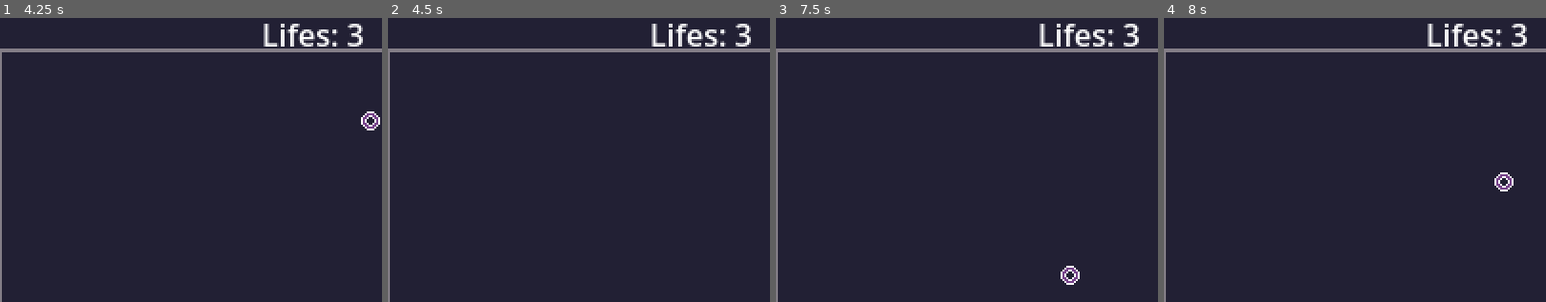
Above: before the commit, frames 1-4 (left to right).
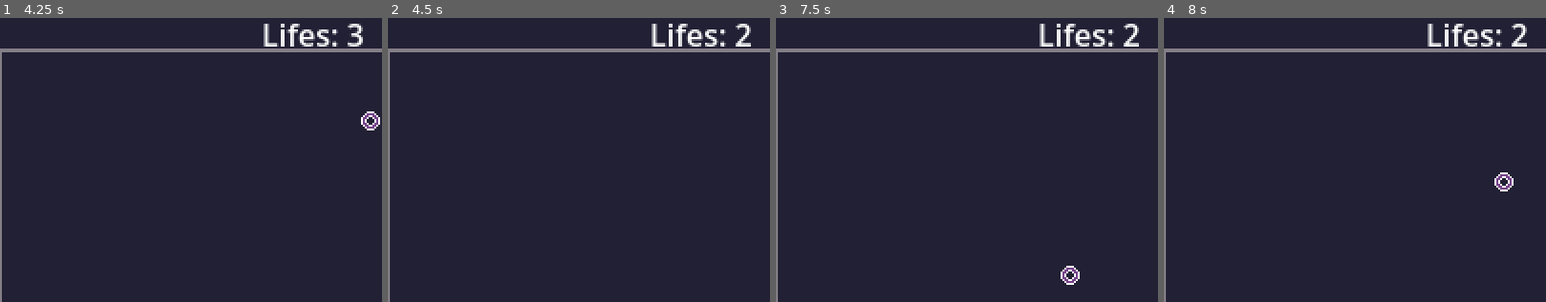
Above: after the commit, the same moments.

Repository: phantomvines/the_20_games_challenge
Game: Godot game, scene res://scenes/main.tscn
Two runs of this game, one before a commit and one after it. Both use one fixed random seed, a clock stepped at 60 frames per second and the inputs below.
Inputs:
- Up to frame 1 (4.25 s): tap Enter at 0.5 s; hold Down (right_down) 0.53-1.28 s; hold S (left_down) 1.28-2.03 s; hold Down (right_down) 2.03-2.78 s; hold W (left_up) 2.78-3.53 s; hold S (left_down) from 3.53 s (still down)
- Up to frame 2 (4.5 s): keep holding S (left_down)
- Up to frame 3 (7.5 s): release S (left_down) at 5.78 s; hold Down (right_down) 5.78-6.53 s; hold W (left_up) 6.53-7.28 s; hold Down (right_down) from 7.28 s (still down)
- Up to frame 4 (8 s): keep holding Down (right_down)
The pictures show only the part of the screen within x 50-100%, y 0-50%; the shares and areas given below are measured in that part.

Frame 1 is identical in both runs. In frame 2, 0.2% of the frame differs, in the area x 91-95%, y 2-11%; in frame 3, 0.2%; in frame 4, 0.2%.

Commit message:
counter works

Diff:
--- a/pong/scenes/main.gd
+++ b/pong/scenes/main.gd
@@ -2,7 +2,14 @@
 
 # TODO: get signal from ball when hit area hit
 # TODO: labels for Score
+var lifes_player_1 = 3
+var lifes_player_2 = 3
 
-
-func _on_ball_ball_hit(String) -> void:
+func _on_ball_ball_hit(side: String) -> void:
+	if side == "left":
+		lifes_player_1 -= 1
+		$lives_player_1.text = "Lifes: " + str(lifes_player_1)
+	else:
+		lifes_player_2 -= 1
+		$lives_player_2.text = "Lifes: " + str(lifes_player_2)
 	pass # Replace with function body.
--- a/pong/scripts/ball.gd
+++ b/pong/scripts/ball.gd
@@ -10,7 +10,7 @@
 # Emmission length of particles
 var emission_length = 0.1
 
-signal ball_hit(String)
+signal ball_hit(side: String)
 
 func _process(delta: float) -> void:
 	# move ball in direction
